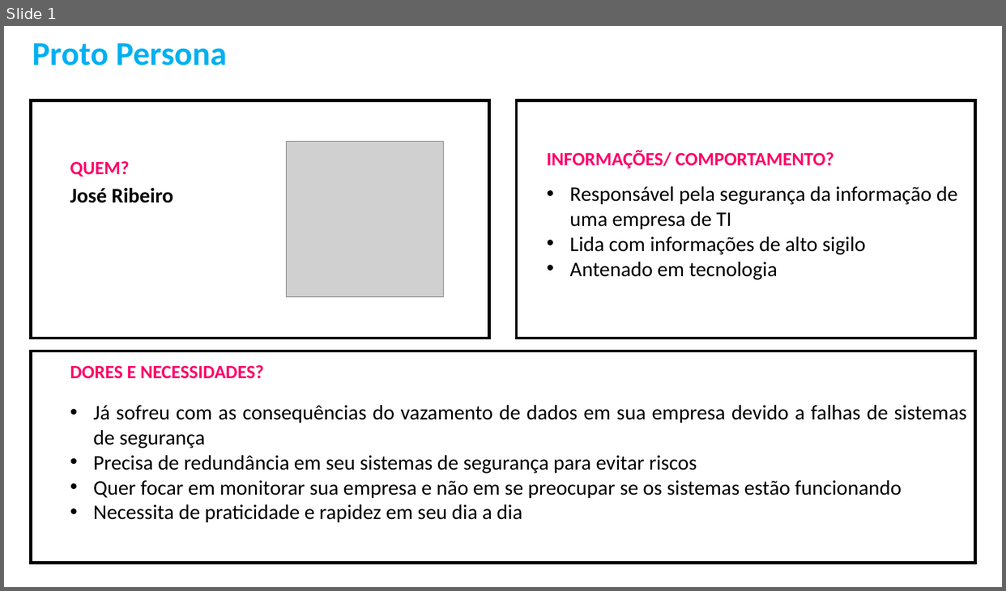
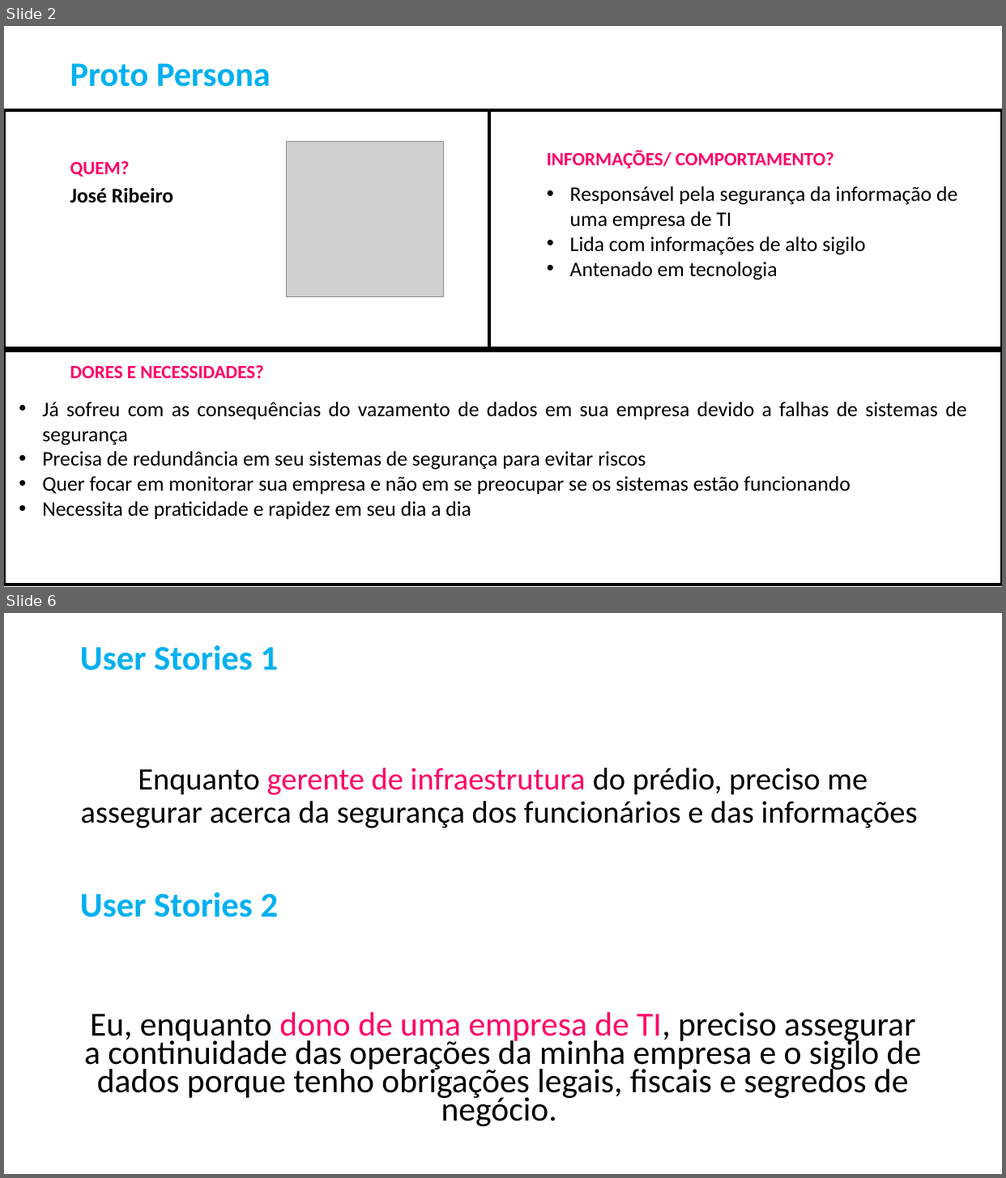
Before and after one commit to bandtec-2-semestre/Doc, a slide deck: Proto_Persona.pptx. Shown one above the other, each under a label of ours: slide 1 before the commit, slides 2 and 6 after it; the slides between them are not shown. The pictures are 1006x591 and 1006x1178 pixels, drawn with LibreOffice and Linux fonts; fonts in the diff are those of the drawing; grey boxes stand for pictures. Boxes give left, top, right and bottom in pixels: in the first picture for what was removed or moved away, otherwise in the second. Text is boxed around its words. In the diff, an @@ line names an element or a change of style, - is before the commit and + after.

```diff
--- a/Proto_Persona.pptx
+++ b/Proto_Persona.pptx
@@ slide 6 added at bbox=[4, 613, 1002, 1174], background #FFFFFF @@
@@ title added at bbox=[80, 645, 279, 671], 33.3 pt, text #00B0F0, bold @@
+User Stories 1
@@ text added at bbox=[81, 768, 918, 828], 30 pt, text #000000 @@
+Enquanto gerente de infraestrutura do prédio, preciso me assegurar acerca da segurança dos funcionários e das informações
@@ text added at bbox=[80, 892, 279, 918], 33.3 pt, text #00B0F0, bold @@
+User Stories 2
@@ text added at bbox=[84, 1012, 921, 1127], 32.4 pt, text #000000 @@
+Eu, enquanto dono de uma empresa de TI, preciso assegurar a continuidade das operações da minha empresa e o sigilo de dados porque tenho obrigações legais, fiscais e segredos de negócio.
@@ what was slide 1 is now slide 2 @@
@@ slide 2 changed as well @@
@@ text "Proto Persona": place and size @@
-text "Proto Persona" at bbox=[32, 43, 227, 66]
+text "Proto Persona" at bbox=[70, 63, 270, 87]
@@ text "Proto Persona" at bbox=[70, 63, 270, 87]: size 32 to 33 pt @@
@@ rectangle: place and size @@
-rectangle at bbox=[31, 100, 490, 338]
+rectangle at bbox=[4, 110, 490, 348]
@@ rectangle: place and size @@
-rectangle at bbox=[517, 100, 976, 338]
+rectangle at bbox=[490, 110, 1002, 348]
@@ rectangle: place and size @@
-rectangle at bbox=[31, 352, 976, 564]
+rectangle at bbox=[4, 352, 1002, 585]
@@ text "Já sofreu com as consequências ..." rewrapped from bbox=[93, 405, 967, 523] to bbox=[42, 402, 966, 519] @@
```
Also in this commit, not shown: 8 other slides added, 8 other files.
